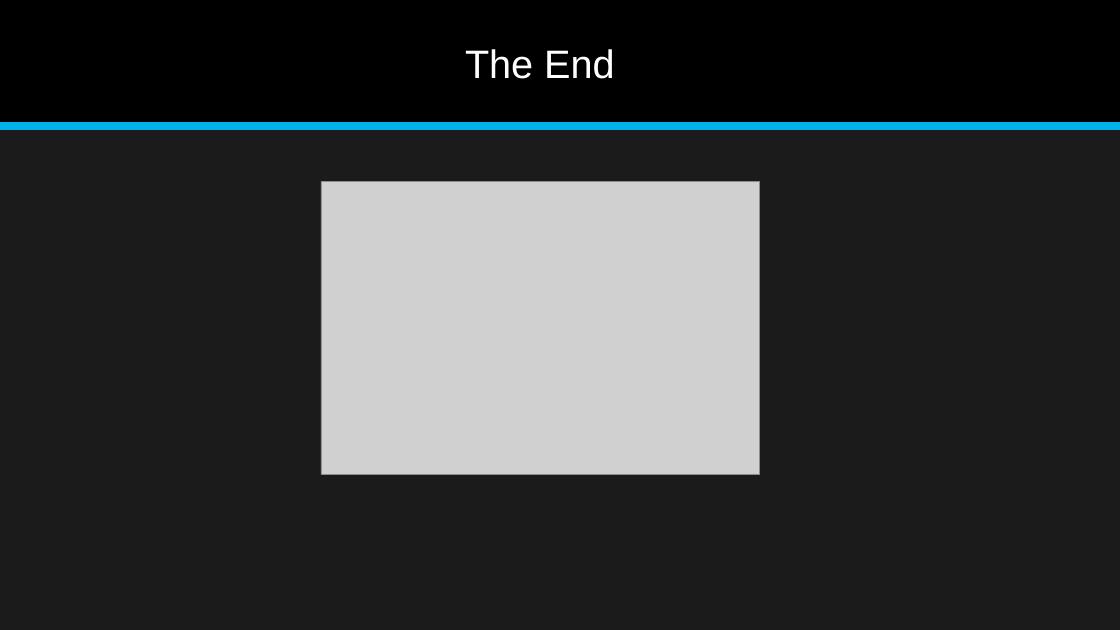
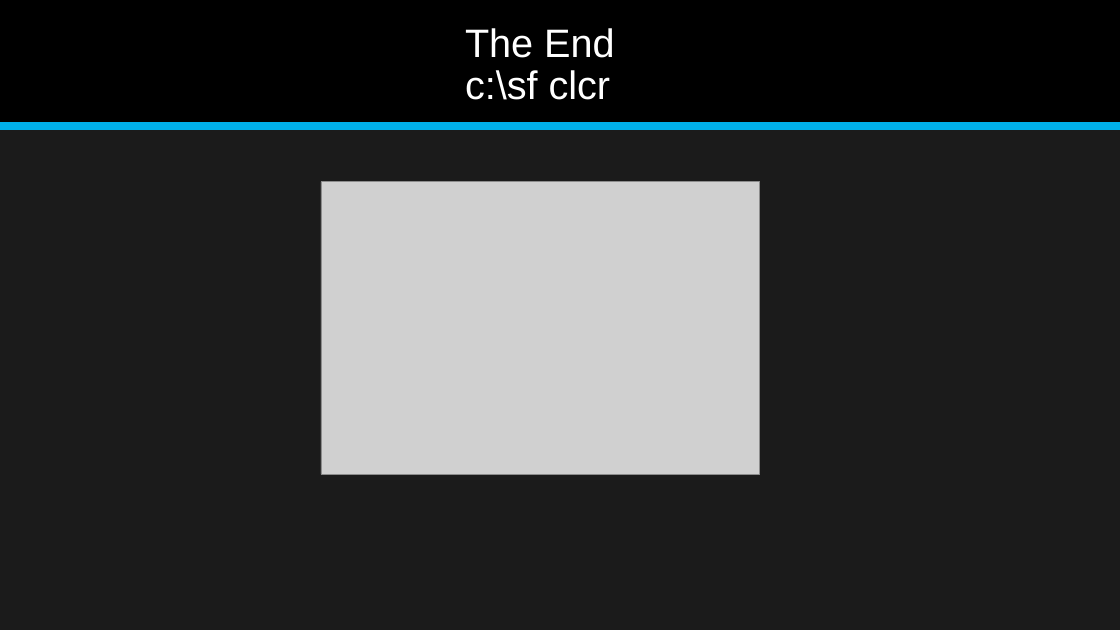
Before and after one commit to jonathan-r-jones/Composable-Batch-Files, a slide deck: slide 7 of Composable Batch File Helper.pptx. Drawn at 1120x630 pixels with LibreOffice and Linux fonts; fonts in the diff are those of the drawing; grey boxes stand for pictures. Boxes give left, top, right and bottom in pixels: in the first picture for what was removed or moved away, otherwise in the second. Text is boxed around its words. In the diff, an @@ line names an element or a change of style, - is before the commit and + after.

```diff
--- a/Composable Batch File Helper.pptx
+++ b/Composable Batch File Helper.pptx
@@ title at (x1=465, y1=28, x2=614, y2=100): text changed @@
-The End
+The End
+c:\sf clcr
```
Also in this commit, not shown: 3 other files.
